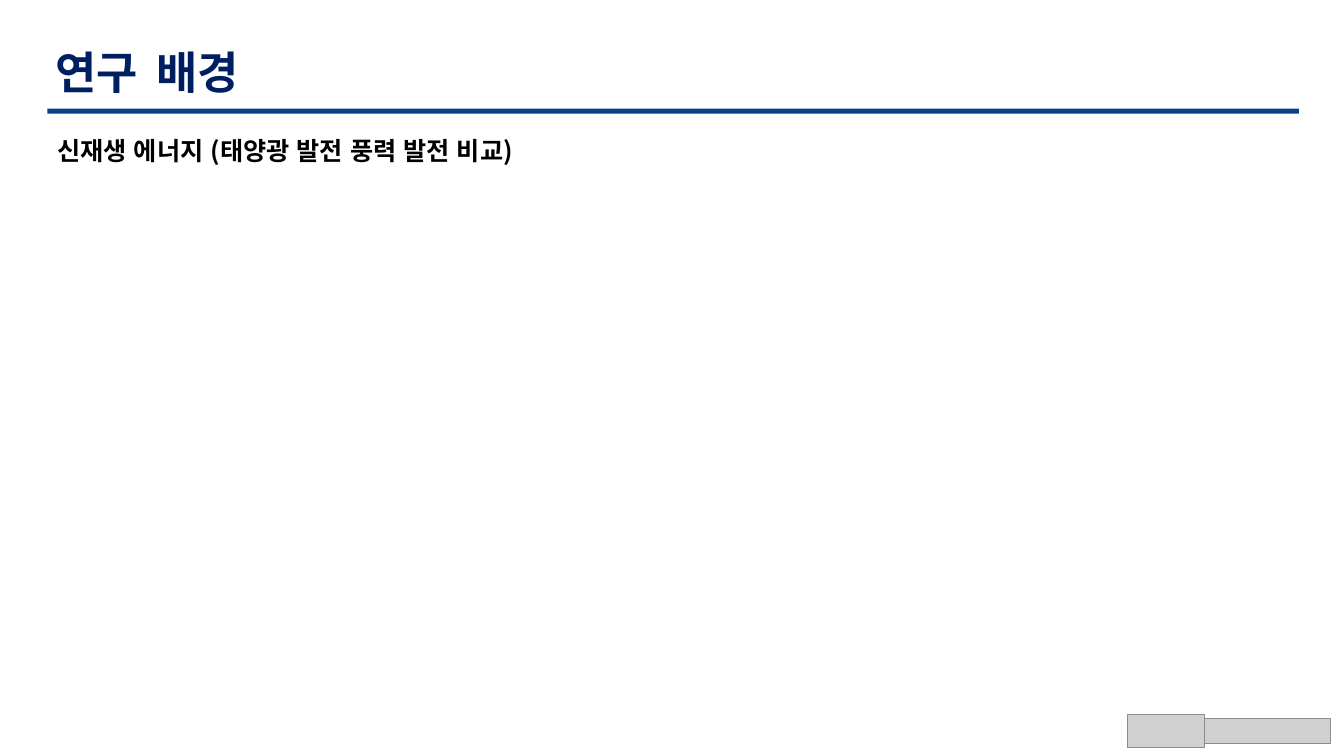
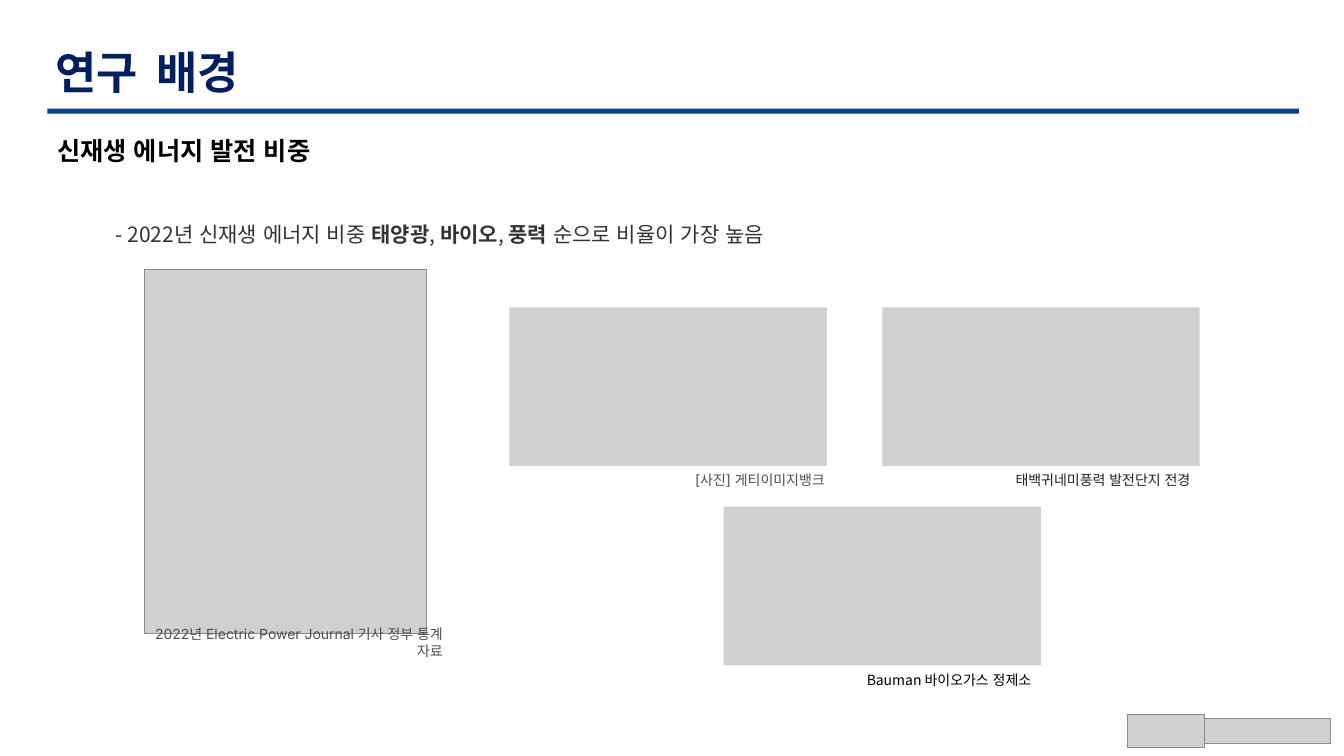
Before and after one commit to TaegyuHan/Solar_radiation_prediction_model, a slide deck: slide 5 of KICS_PT/[KICS] 동향 poster.pptx (slide 6 before the commit). Drawn at 1344x756 pixels with LibreOffice and Linux fonts; fonts in the diff are those of the drawing; grey boxes stand for pictures. Boxes give left, top, right and bottom in pixels: in the first picture for what was removed or moved away, otherwise in the second. Text is boxed around its words. In the diff, an @@ line names an element or a change of style, - is before the commit and + after.

```diff
--- a/KICS_PT/[KICS] 동향 poster.pptx
+++ b/KICS_PT/[KICS] 동향 poster.pptx
@@ text at box(57, 139, 310, 163): text changed @@
-신재생 에너지 (태양광 발전 풍력 발전 비교)
+신재생 에너지 발전 비중
@@ text added at box(128, 224, 764, 246), 15 pt, text #333333 @@
+- 2022년 신재생 에너지 비중 태양광, 바이오, 풍력 순으로 비율이 가장 높음
@@ picture added at box(144, 269, 426, 634) @@
@@ picture added at box(509, 308, 827, 466) @@
@@ picture added at box(882, 308, 1200, 466) @@
@@ text added at box(695, 473, 825, 487), 10 pt, text #495057 @@
+[사진] 게티이미지뱅크
@@ text added at box(1016, 473, 1191, 486), 10 pt, text #222222 @@
+태백귀네미풍력 발전단지 전경
@@ picture added at box(724, 507, 1042, 665) @@
@@ text added at box(155, 625, 443, 657), 10 pt, text #495057 @@
+2022년 Electric Power Journal 기사 정부 통계 자료
@@ text added at box(867, 673, 1032, 686), 10 pt, text #000000 @@
+Bauman 바이오가스 정제소
```
Also in this commit, not shown: 2 other slides changed, 6 slides added, 7 slides removed, 4 other files.
